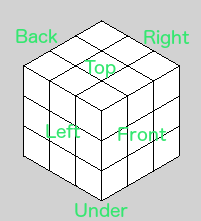
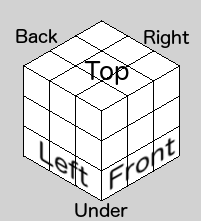
Layers edited between the first and the second 201 × 221 image:
renamed "Front" to "Pasted Layer", moved it above "Under", painted on it over [39, 127, 176, 191]
painted on "Under" over [75, 203, 128, 218]
removed layer "Left" over [46, 124, 81, 138]
painted on "Back" over [16, 29, 58, 43]
painted on "Right" over [144, 30, 190, 48]
painted on "Top" over [84, 60, 129, 85]
